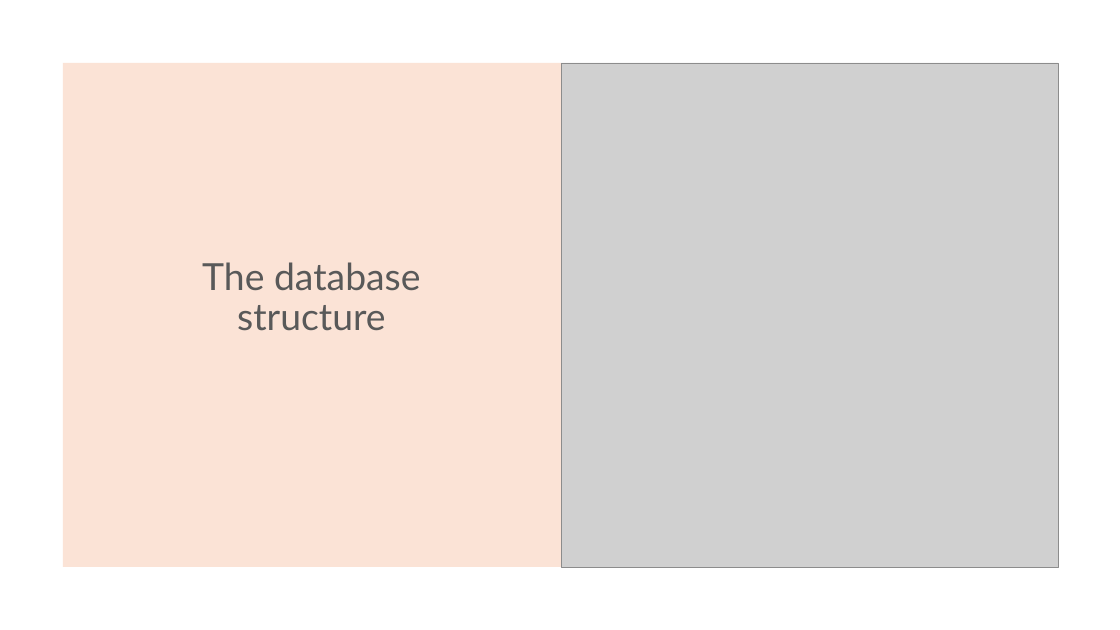
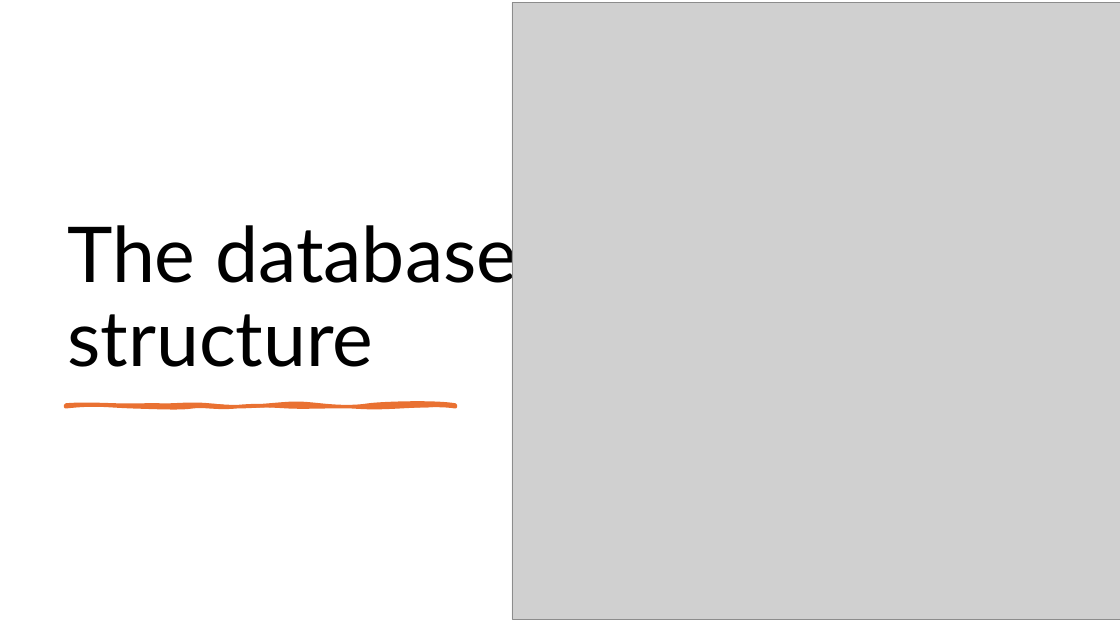
Before and after one commit to TudosLevente/ProjectWork, a slide deck: slide 8 of Docx/Projekt dokumentációk/Végleges dokumentáció/FoodHub.pptx (slide 7 before the commit). Drawn at 1120x630 pixels with LibreOffice and Linux fonts; fonts in the diff are those of the drawing; grey boxes stand for pictures. Boxes give left, top, right and bottom in pixels: in the first picture for what was removed or moved away, otherwise in the second. Text is boxed around its words. In the diff, an @@ line names an element or a change of style, - is before the commit and + after.

```diff
--- a/Docx/Projekt dokumentációk/Végleges dokumentáció/FoodHub.pptx
+++ b/Docx/Projekt dokumentációk/Végleges dokumentáció/FoodHub.pptx
@@ title "The database structure": place and size @@
-title "The database structure" at <box>202,262,421,331</box>
+title "The database structure" at <box>67,216,517,367</box>
@@ title "The database structure" at <box>67,216,517,367</box>: size 32 to 66 pt, text colour #595959 to #000000; alignment centre to left @@
@@ picture: place and size @@
-picture at <box>561,63,1059,567</box>
+picture at <box>513,3,1120,619</box>
@@ rectangle removed at <box>63,63,561,567</box> @@
@@ freeform shape added at <box>66,405,455,407</box>, fill #E97132, outline #E97132 3 pt @@
```
Also in this commit, not shown: 5 other slides changed, 1 slide added.
